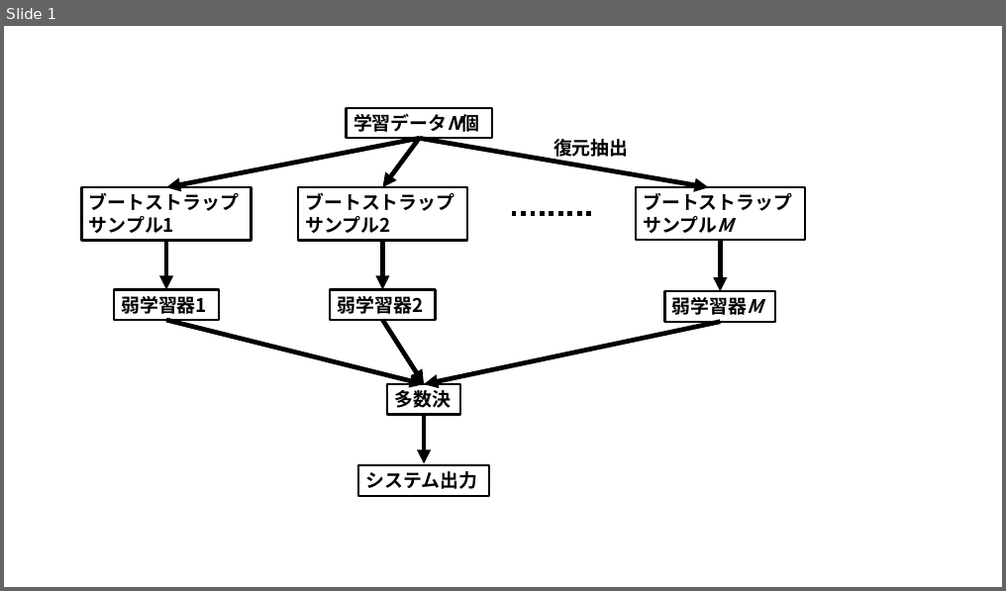
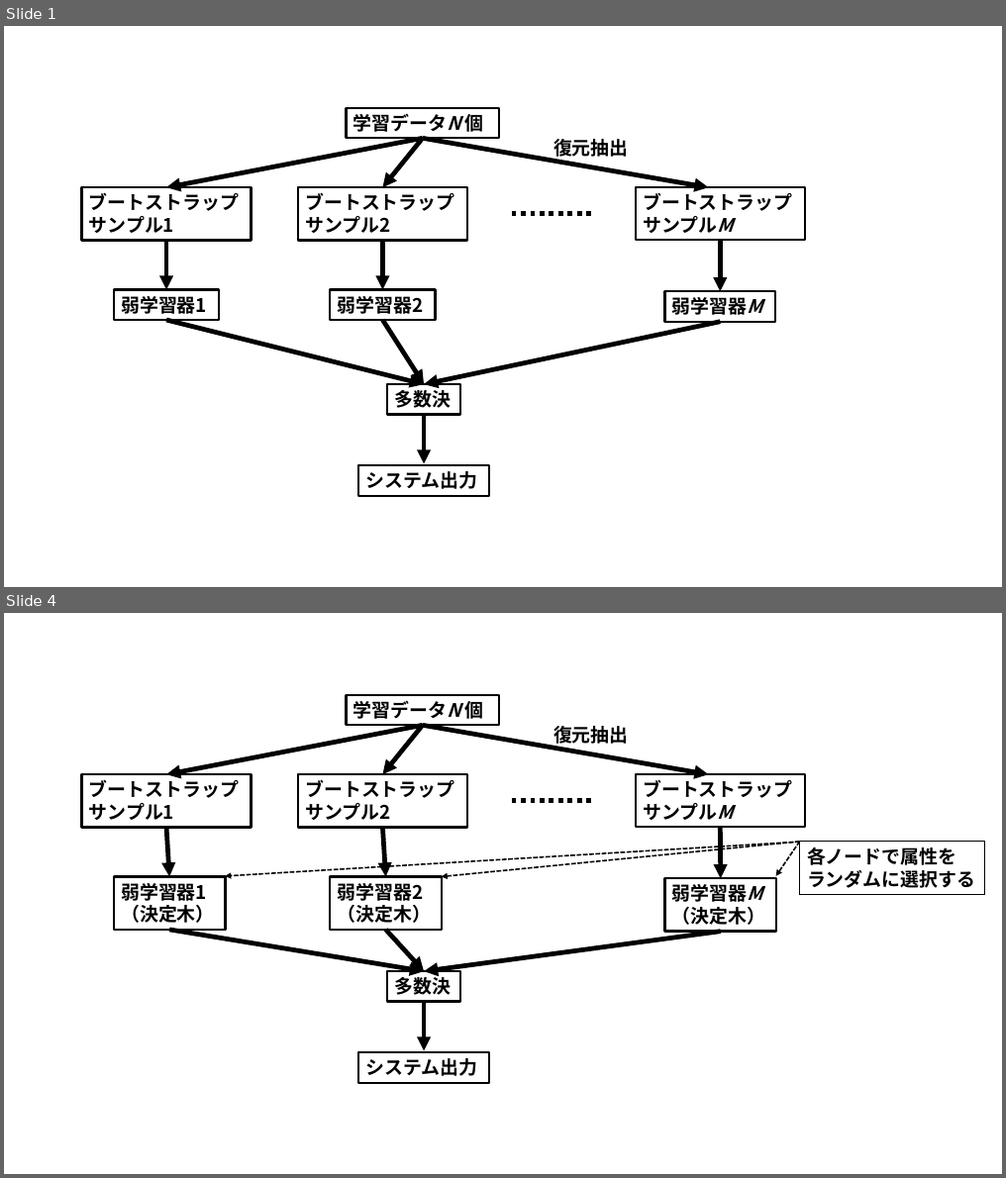
Before and after one commit to crotsu/ML_basic_ensemble, a slide deck: Chapter5/work/work.pptx. Shown one above the other, each under a label of ours: slide 1 before the commit, slides 1 and 4 after it; the slides between them are not shown. The pictures are 1006x591 and 1006x1178 pixels, drawn with LibreOffice and Linux fonts; fonts in the diff are those of the drawing. Boxes give left, top, right and bottom in pixels: in the first picture for what was removed or moved away, otherwise in the second. Text is boxed around its words. In the diff, an @@ line names an element or a change of style, - is before the commit and + after.

```diff
--- a/Chapter5/work/work.pptx
+++ b/Chapter5/work/work.pptx
@@ slide 4 added at bbox=[4, 613, 1002, 1174], background #FFFFFF @@
@@ rectangle added at bbox=[347, 695, 499, 725], outline #000000 2.25 pt, 18 pt, text #000000, bold @@
+学習データN 個
@@ arrow added from (423, 725) to (166, 774), #000000 4.5 pt @@
@@ arrow added from (423, 725) to (383, 774), #000000 4.5 pt @@
@@ arrow added from (423, 725) to (709, 774), #000000 4.5 pt @@
@@ text added at bbox=[553, 726, 629, 747], 18 pt, text #000000, bold @@
+復元抽出
@@ rectangle added at bbox=[82, 774, 252, 828], outline #000000 2.25 pt, 18 pt, text #000000, bold @@
+ブートストラップ
+サンプル1
@@ rectangle added at bbox=[298, 774, 467, 828], outline #000000 2.25 pt, 18 pt, text #000000, bold @@
+ブートストラップ
+サンプル2
@@ rectangle added at bbox=[636, 774, 805, 827], outline #000000 2.25 pt, 18 pt, text #000000, bold @@
+ブートストラップ
+サンプルM
@@ line added from (512, 801) to (595, 801), #000000 4.5 pt dashed @@
@@ arrow added from (166, 828) to (169, 876), #000000 4.5 pt @@
@@ arrow added from (800, 842) to (225, 876), #000000 1.5 pt dashed @@
@@ arrow added from (383, 828) to (386, 876), #000000 4.5 pt @@
@@ arrow added from (800, 842) to (442, 876), #000000 1.5 pt dashed @@
@@ arrow added from (721, 827) to (721, 878), #000000 4.5 pt @@
@@ arrow added from (800, 842) to (776, 876), #000000 1.5 pt dashed @@
@@ rectangle added at bbox=[800, 842, 985, 894], outline #000000 0.75 pt, 18 pt, text #000000, bold @@
+各ノードで属性を
+ランダムに選択する
@@ rectangle added at bbox=[114, 876, 226, 930], outline #000000 2.25 pt, 18 pt, text #000000, bold @@
+弱学習器1
+（決定木）
@@ rectangle added at bbox=[331, 876, 442, 930], outline #000000 2.25 pt, 18 pt, text #000000, bold @@
+弱学習器2
+（決定木）
@@ rectangle added at bbox=[665, 878, 776, 932], outline #000000 2.25 pt, 18 pt, text #000000, bold @@
+弱学習器M
+（決定木）
@@ arrow added from (169, 930) to (424, 971), #000000 4.5 pt @@
@@ arrow added from (386, 930) to (424, 971), #000000 4.5 pt @@
@@ arrow added from (721, 931) to (424, 971), #000000 4.5 pt @@
@@ rectangle added at bbox=[387, 971, 460, 1001], outline #000000 2.25 pt, 18 pt, text #000000, bold @@
+多数決
@@ arrow added from (424, 1001) to (424, 1051), #000000 4.5 pt @@
@@ rectangle added at bbox=[358, 1054, 490, 1083], outline #000000 2.25 pt, 18 pt, text #000000, bold @@
+システム出力
@@ slide 1 changed as well @@
@@ rectangle "学習データN 個": place and size @@
-rectangle "学習データN 個" at bbox=[347, 108, 492, 138]
+rectangle "学習データN 個" at bbox=[347, 108, 499, 138]
@@ text in rectangle at bbox=[353, 110, 484, 135]: spaces changed @@
-学習データN個
+学習データN 個
@@ arrow moved from (420, 138) - (166, 187) to (423, 138) - (166, 187) @@
@@ arrow moved from (420, 138) - (383, 187) to (423, 138) - (383, 187) @@
@@ arrow moved from (420, 138) - (709, 187) to (423, 138) - (709, 187) @@
```
Also in this commit, not shown: 2 other slides added, 7 other files.
